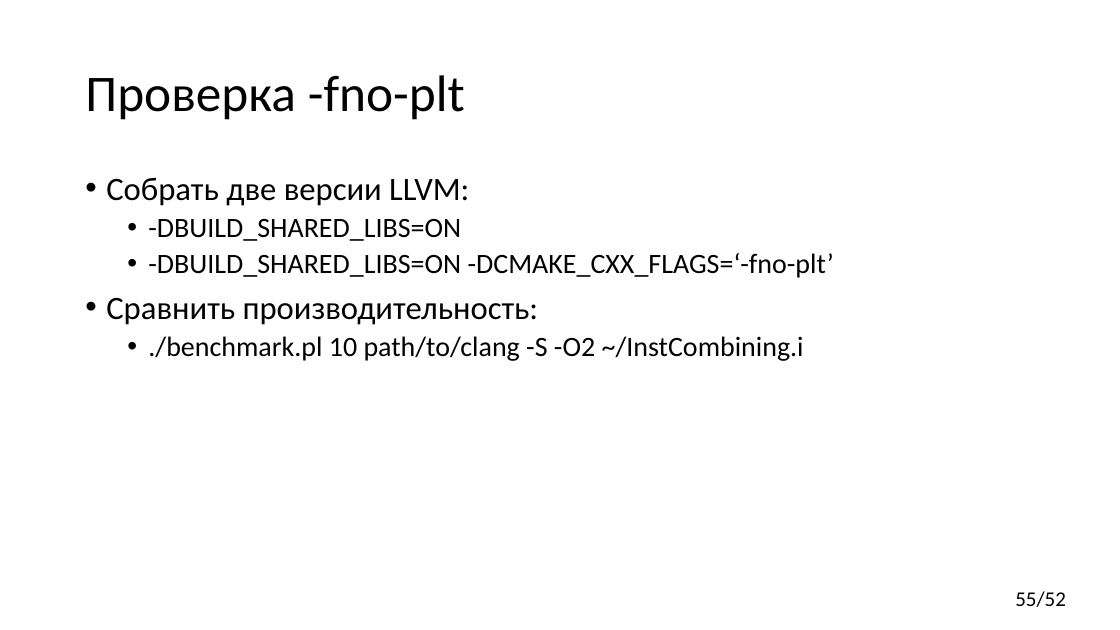
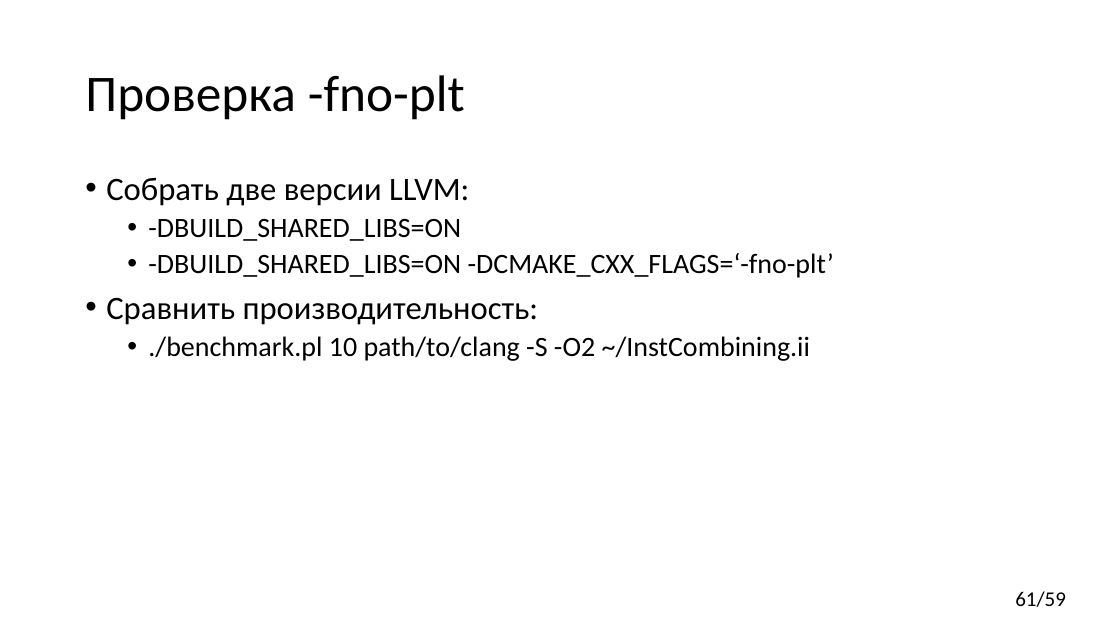
Before and after one commit to yugr/CppRussia, a slide deck: slide 61 of 2024/RU.pptx (slide 55 before the commit). Drawn at 1120x630 pixels with LibreOffice and Linux fonts; fonts in the diff are those of the drawing. Boxes give left, top, right and bottom in pixels: in the first picture for what was removed or moved away, otherwise in the second. Text is boxed around its words. In the diff, an @@ line names an element or a change of style, - is before the commit and + after.

```diff
--- a/2024/RU.pptx
+++ b/2024/RU.pptx
@@ text at (x1=148, y1=336, x2=810, y2=361): text changed @@
-  • ./benchmark.pl 10 path/to/clang -S -O2 ~/InstCombining.i
+  • ./benchmark.pl 10 path/to/clang -S -O2 ~/InstCombining.ii
@@ page number at (x1=1015, y1=591, x2=1066, y2=607): text changed @@
-55/52
+61/59
```
Also in this commit, not shown: 17 other slides changed, 7 slides added, 1 slide removed.
